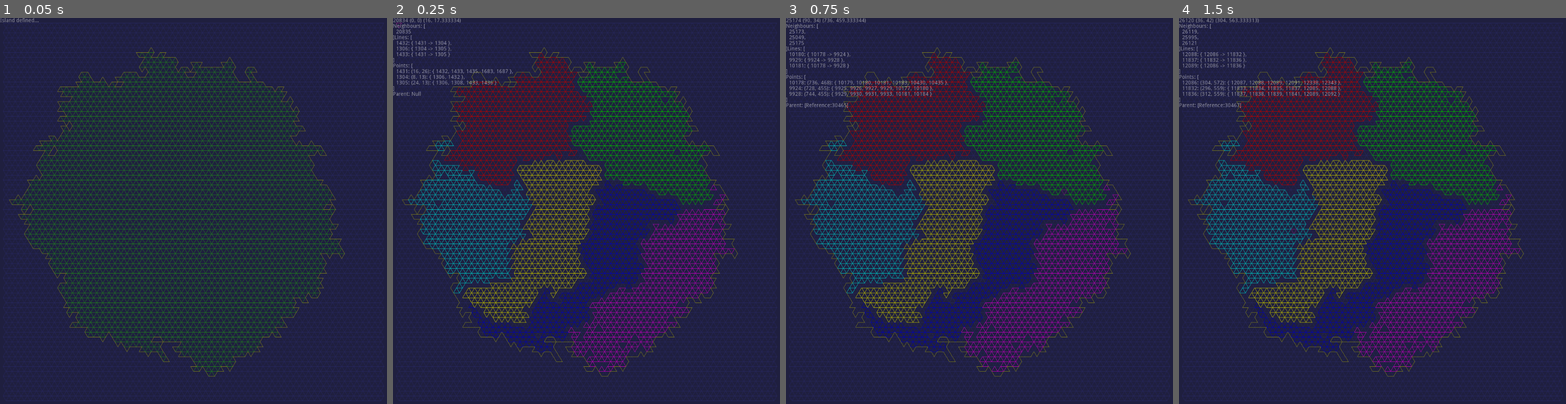
Above: before the commit, frames 1-4 (left to right).
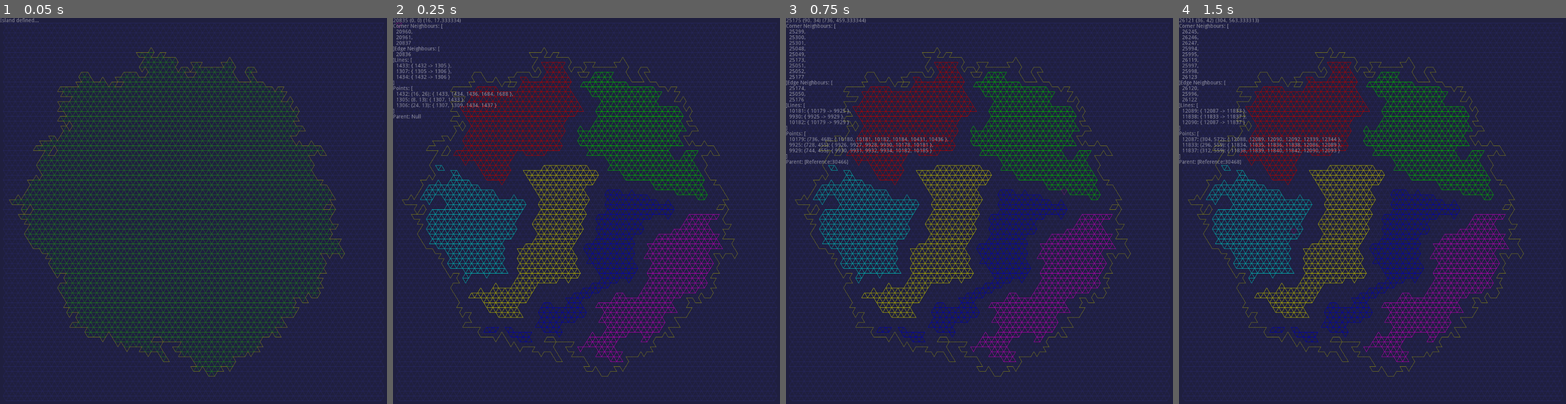
Above: after the commit, the same moments.

Repository: MichaelReel/2DMapGen_2022
Game: Godot game, scene res://PixelDrawn/TriBlobs.tscn
Same seed, same stepped clock (60 frames per second), same inputs: the game is played once before the commit and once after it. This scene is started directly instead of the project's main scene.
Inputs (mouse positions are in pixels of both pictures, inside the frame that each line leads up to):
- Up to frame 1 (0.05 s): no input
- Up to frame 2 (0.25 s): no input
- Up to frame 3 (0.75 s): tap Enter at 0.5 s; move the mouse to (1064, 191) at 0.52 s; click (1064, 191) at 0.67 s
- Up to frame 4 (1.5 s): tap Space at 1.25 s; move the mouse to (1295, 230) at 1.27 s; click (1295, 230) at 1.42 s

Frame 1 is identical in both runs. In frame 2, 4.6% of the frame differs, in the area x 0-89%, y 0-92%; in frame 3, 5.2%; in frame 4, 5.3%.

Commit message:
Added more info and made the bordering thicker

Diff:
--- a/PixelDrawn/TriBlobs.gd
+++ b/PixelDrawn/TriBlobs.gd
@@ -38,6 +38,7 @@
 class BasePoint:
 	var _pos: Vector2
 	var _connections: Array
+	var _polygons: Array
 
 	func _init(x: float, y: float) -> void:
 		_pos = Vector2(x, y)
@@ -45,6 +46,10 @@
 
 	func add_connection(line: BaseLine) -> void:
 		_connections.append(line)
+
+	func add_polygon(polygon: BaseTriangle) -> void:
+		if not polygon in _polygons:
+			_polygons.append(polygon)
 
 	static func sort_vert_hortz(a: BasePoint, b: BasePoint) -> bool:
 		"""This will sort by Y desc, then X asc"""
@@ -95,6 +100,9 @@
 	func get_pos() -> Vector2:
 		return _pos
 
+	func get_cornering_triangles() -> Array:
+		return _polygons
+
 	func _get_line_ids() -> String:
 		var ids_string : String = ""
 		var first := true
@@ -168,6 +176,7 @@
 	var _points: Array
 	var _edges: Array
 	var _neighbours: Array
+	var _corner_neighbours: Array
 	var _parent: Object = null
 	var _pos: Vector2
 	var _index_row: int
@@ -179,6 +188,8 @@
 		_index_col = index_col
 		_index_row = index_row
 		_edges = [a, b, c]
+		for point in _points:
+			point.add_polygon(self)
 		for edge in _edges:
 			edge.set_border_of(self)
 		_pos = (_points[0]._pos + _points[1]._pos + _points[2]._pos) / 3.0
@@ -188,6 +199,10 @@
 			for tri in edge.get_bordering_triangles():
 				if tri != self:
 					_neighbours.append(tri)
+		for point in _points:
+			for tri in point.get_cornering_triangles():
+				if not tri in _neighbours and not tri in _corner_neighbours and not tri == self:
+					_corner_neighbours.append(tri)
 
 	func get_points() -> Array:
 		return _points
@@ -207,6 +222,13 @@
 			if neighbour.get_parent() == parent:
 				parented_neighbours.append(neighbour)
 		return parented_neighbours
+
+	func get_corner_neighbours_with_parent(parent: Object) -> Array:
+		var parented_corner_neighbours = []
+		for corner_neighbour in _corner_neighbours:
+			if corner_neighbour.get_parent() == parent:
+				parented_corner_neighbours.append(corner_neighbour)
+		return parented_corner_neighbours
 
 	func get_neighbour_borders_with_parent(parent: Object) -> Array:
 		var borders : Array = []
@@ -228,6 +250,9 @@
 
 	func count_neighbours_with_parent(parent: Object) -> int:
 		return get_neighbours_with_parent(parent).size()
+
+	func count_corner_neighbours_with_parent(parent: Object) -> int:
+		return get_corner_neighbours_with_parent(parent).size()
 
 	func get_neighbours_no_parent() -> Array:
 		return get_neighbours_with_parent(null)
@@ -255,10 +280,20 @@
 			neighbour_ids += "%d" % neighbour.get_instance_id()
 		return neighbour_ids
 
+	func _get_corner_neighbour_ids() -> String:
+		var corner_neighbour_ids : String = ""
+		var first := true
+		for corner_neighbour in _corner_neighbours:
+			corner_neighbour_ids += "\n  " if first else ",\n  "
+			first = false
+			corner_neighbour_ids += "%d" % corner_neighbour.get_instance_id()
+		return corner_neighbour_ids
+
 	func get_status() -> String:
 		var status : String = ""
 		status += "%d (%d, %d) %s\n" % [ get_instance_id(), _index_col, _index_row, _pos ]
-		status += "Neighbours: [%s\n]" % _get_neighbour_ids()
+		status += "Corner Neighbours: [%s\n]" % _get_corner_neighbour_ids()
+		status += "Edge Neighbours: [%s\n]" % _get_neighbour_ids()
 		status += "Lines: [\n  %s,\n  %s,\n  %s\n]\n" % _edges
 		status += "Points: [\n  %s,\n  %s,\n  %s\n]\n" % _points
 		status += "Parent: %s" % _parent
@@ -511,6 +546,8 @@
 		for cell in _cells:
 			if cell.count_neighbours_with_parent(self) < 3:
 				_border_cells.append(cell)
+			elif cell.count_corner_neighbours_with_parent(self) < 9:
+				_border_cells.append(cell)
 
 
 class RegionManager:
